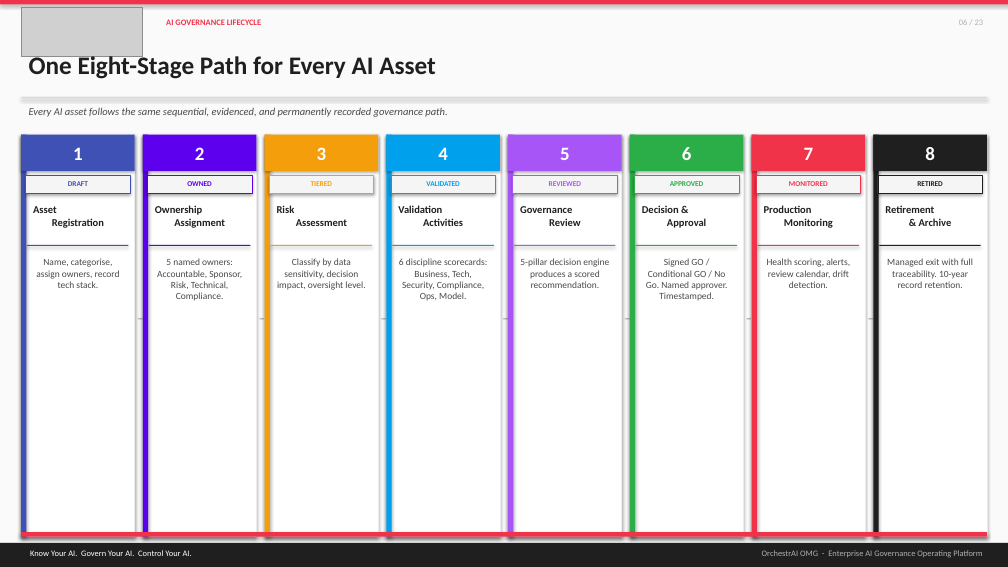
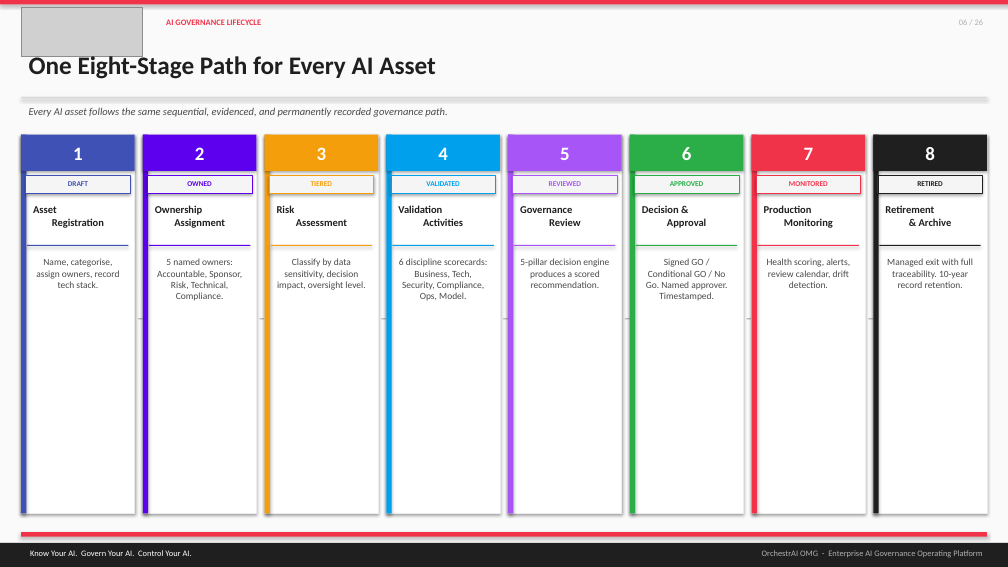
Before and after one commit to skedcom-web/OrchestrAI-OMG, a slide deck: slide 6 of OMG_Executive_Briefing_Sep7_2026.pptx. Drawn at 1008x567 pixels with LibreOffice and Linux fonts; fonts in the diff are those of the drawing; grey boxes stand for pictures. Boxes give left, top, right and bottom in pixels: in the first picture for what was removed or moved away, otherwise in the second. Text is boxed around its words. In the diff, an @@ line names an element or a change of style, - is before the commit and + after.

Commit message:
OMG-Decks

```diff
--- a/OMG_Executive_Briefing_Sep7_2026.pptx
+++ b/OMG_Executive_Briefing_Sep7_2026.pptx
@@ rectangle: place and size @@
-rectangle at (21, 135, 135, 537)
+rectangle at (21, 135, 135, 513)
@@ rectangle: place and size @@
-rectangle at (21, 135, 26, 537)
+rectangle at (21, 135, 26, 513)
@@ rectangle: place and size @@
-rectangle at (143, 135, 256, 537)
+rectangle at (143, 135, 256, 513)
@@ rectangle: place and size @@
-rectangle at (143, 135, 148, 537)
+rectangle at (143, 135, 148, 513)
@@ rectangle: place and size @@
-rectangle at (265, 135, 378, 537)
+rectangle at (265, 135, 378, 513)
@@ rectangle: place and size @@
-rectangle at (265, 135, 270, 537)
+rectangle at (265, 135, 270, 513)
@@ rectangle: place and size @@
-rectangle at (386, 135, 500, 537)
+rectangle at (386, 135, 500, 513)
@@ rectangle: place and size @@
-rectangle at (386, 135, 392, 537)
+rectangle at (386, 135, 392, 513)
@@ rectangle: place and size @@
-rectangle at (508, 135, 622, 537)
+rectangle at (508, 135, 622, 513)
@@ rectangle: place and size @@
-rectangle at (508, 135, 513, 537)
+rectangle at (508, 135, 513, 513)
@@ rectangle: place and size @@
-rectangle at (630, 135, 743, 537)
+rectangle at (630, 135, 743, 513)
@@ rectangle: place and size @@
-rectangle at (630, 135, 635, 537)
+rectangle at (630, 135, 635, 513)
@@ rectangle: place and size @@
-rectangle at (752, 135, 865, 537)
+rectangle at (752, 135, 865, 513)
@@ rectangle: place and size @@
-rectangle at (752, 135, 757, 537)
+rectangle at (752, 135, 757, 513)
@@ rectangle: place and size @@
-rectangle at (873, 135, 987, 537)
+rectangle at (873, 135, 987, 513)
@@ rectangle: place and size @@
-rectangle at (873, 135, 879, 537)
+rectangle at (873, 135, 879, 513)
```
Also in this commit, not shown: 22 other slides changed, 3 slides added, 2 other files.
